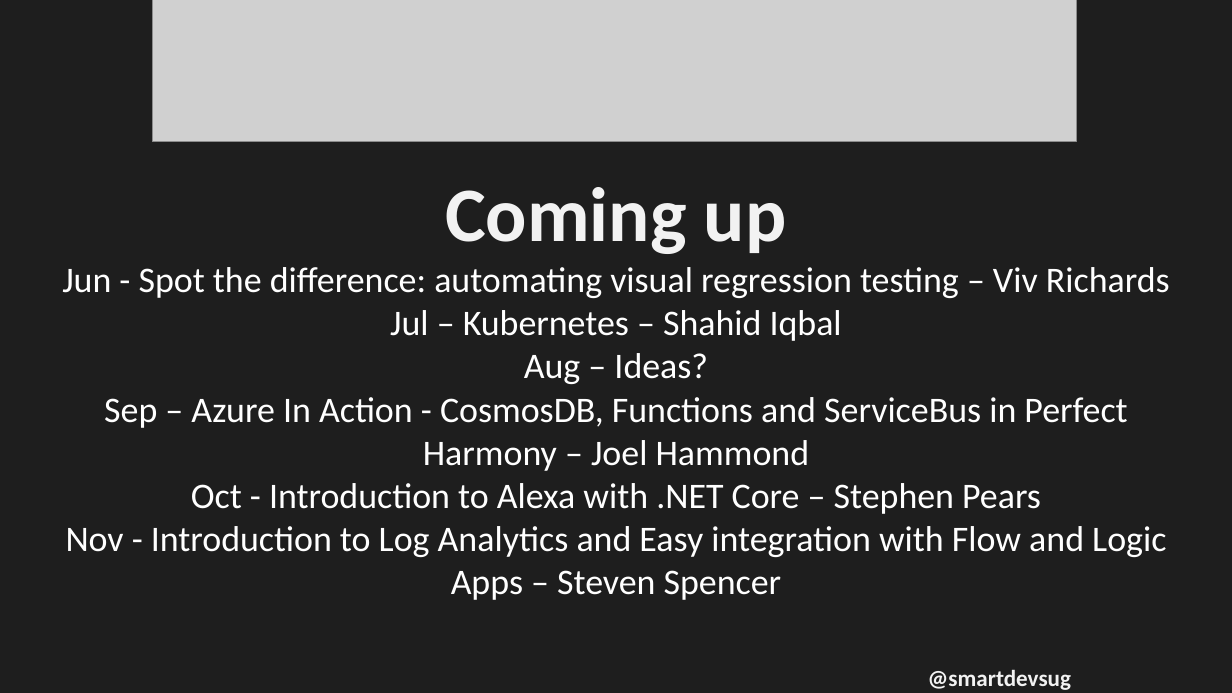
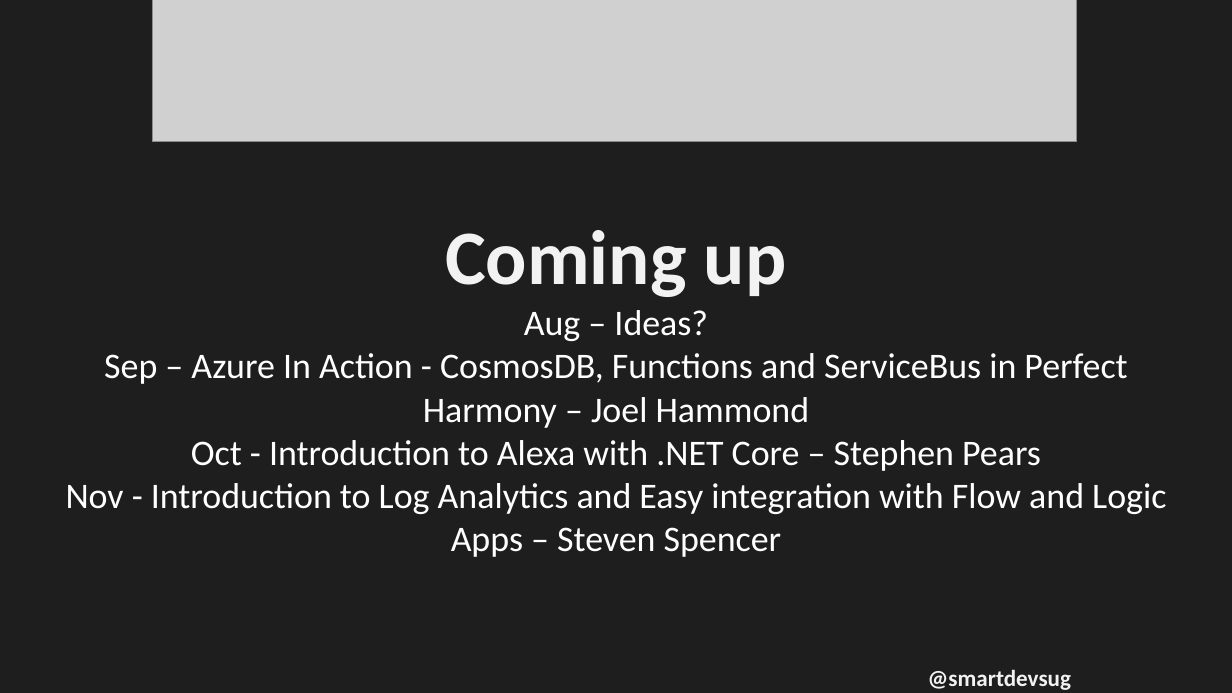
Before and after one commit to rippo/smartdevs, a slide deck: slide 5 of WelcomePresentation-SmartDevs.pptx. Drawn at 1232x693 pixels with LibreOffice and Linux fonts; fonts in the diff are those of the drawing; grey boxes stand for pictures. Boxes give left, top, right and bottom in pixels: in the first picture for what was removed or moved away, otherwise in the second. Text is boxed around its words. In the diff, an @@ line names an element or a change of style, - is before the commit and + after.

```diff
--- a/WelcomePresentation-SmartDevs.pptx
+++ b/WelcomePresentation-SmartDevs.pptx
@@ text at (62,267,1170,341): paragraphs removed @@
-Jun - Spot the difference: automating visual regression testing – Viv Richards
-Jul – Kubernetes – Shahid Iqbal
```
Also in this commit, not shown: 1 other slide changed.
